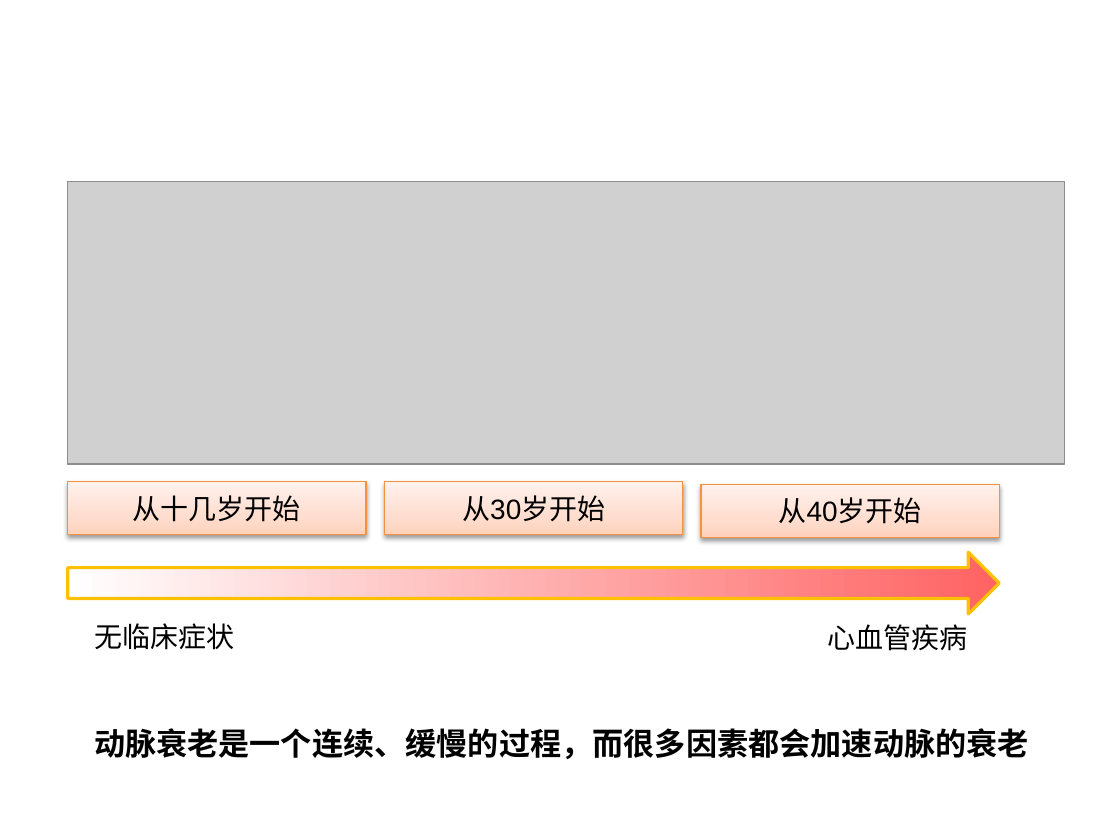
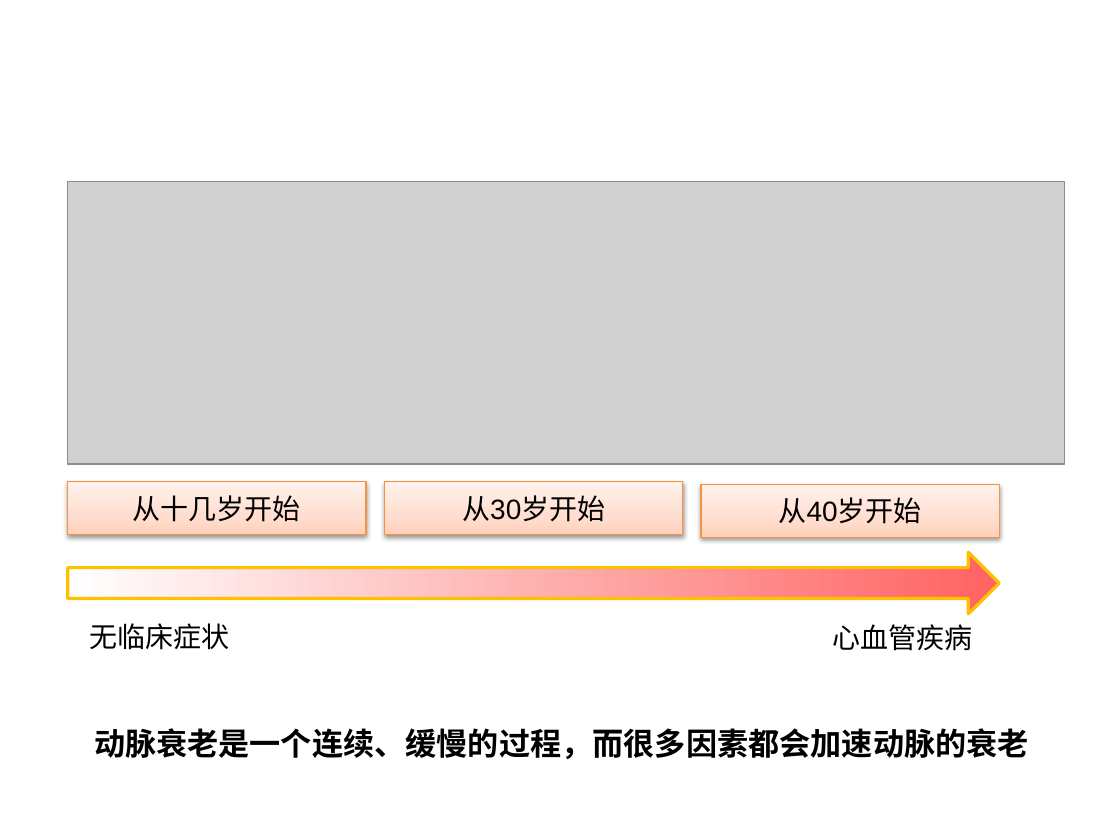
Before and after one commit to 25mi/Public-Share-Resoures, a slide deck: slide 11 of feedback/9.人还未老，血管已老.pptx. Drawn at 1120x840 pixels with LibreOffice and Linux fonts; fonts in the diff are those of the drawing; grey boxes stand for pictures; background and template pictures are left out. Boxes give left, top, right and bottom in pixels: in the first picture for what was removed or moved away, otherwise in the second. Text is boxed around its words. In the diff, an @@ line names an element or a change of style, - is before the commit and + after.

```diff
--- a/feedback/9.人还未老，血管已老.pptx
+++ b/feedback/9.人还未老，血管已老.pptx
@@ text "无临床症状" at (89,623,229,650): font Arial to Noto Sans CJK SC @@
@@ text "心血管疾病" at (832,624,972,651): font Arial to Noto Sans CJK SC @@
```
Also in this commit, not shown: 17 other slides changed, 10 other files.
